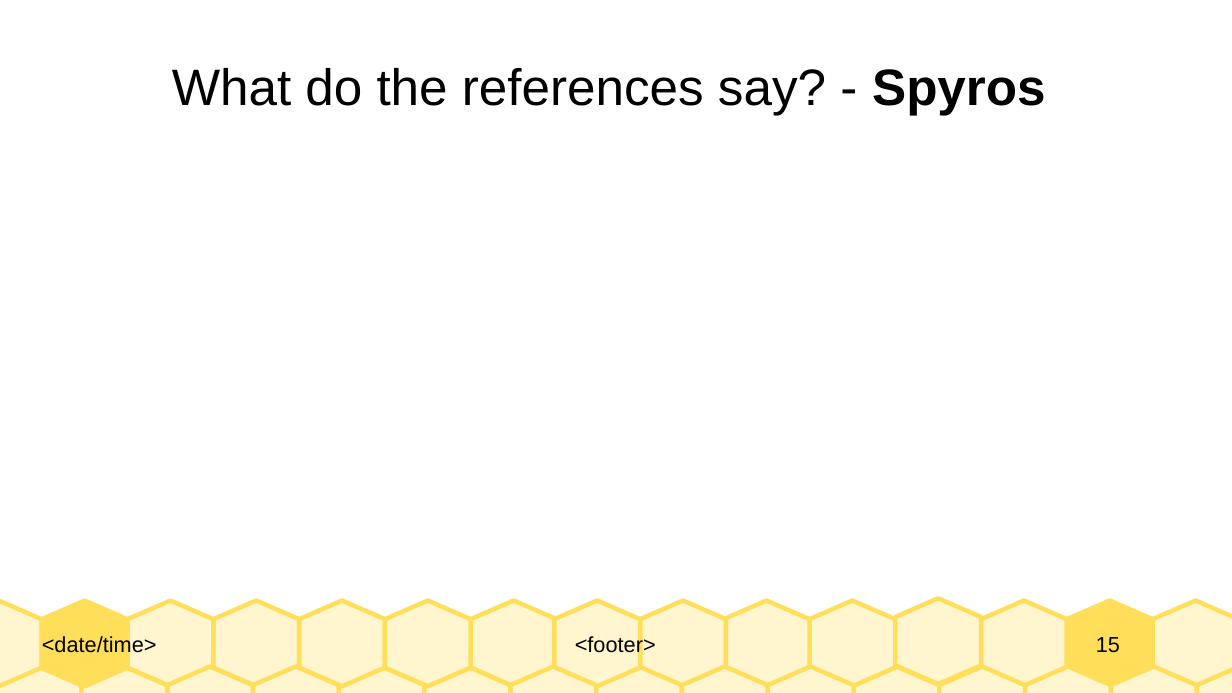
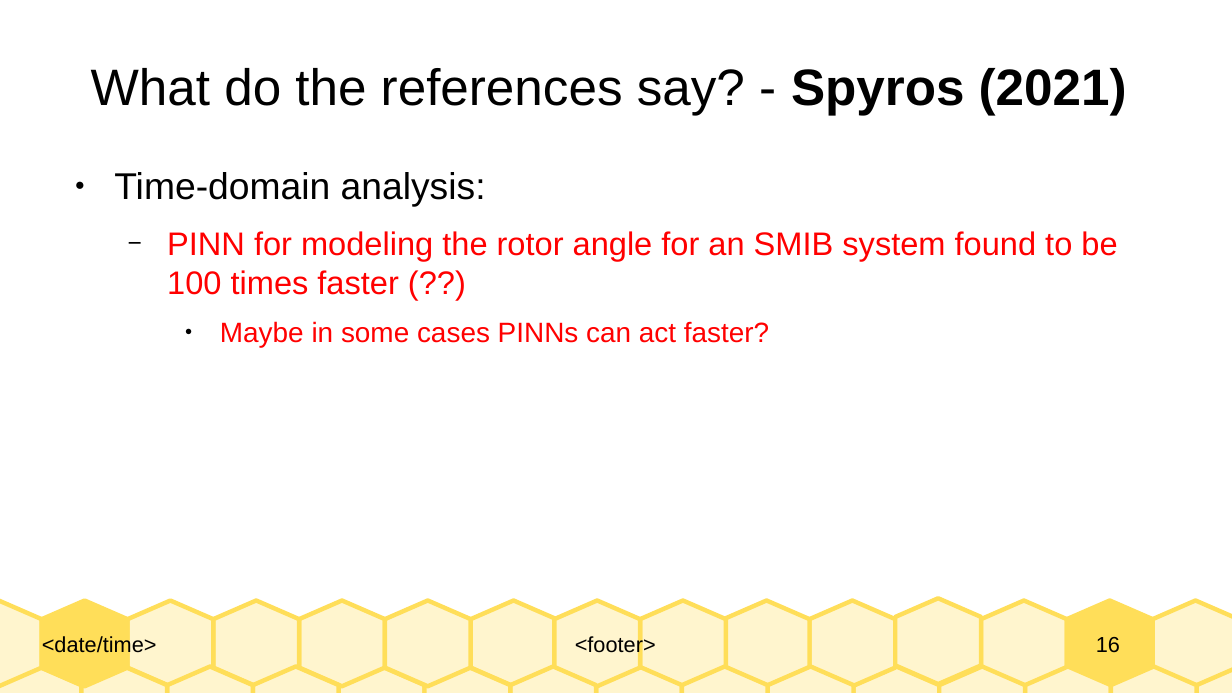
Before and after one commit to Realife-Brahmin/OriginalDocsHub, a slide deck: slide 16 of research_showcase/physicsInformedNeuralNetworks_aryan_ritwajeet_jha.odp (slide 15 before the commit). Drawn at 1232x693 pixels with LibreOffice and Linux fonts; fonts in the diff are those of the drawing. Boxes give left, top, right and bottom in pixels: in the first picture for what was removed or moved away, otherwise in the second. Text is boxed around its words. In the diff, an @@ line names an element or a change of style, - is before the commit and + after.

```diff
--- a/research_showcase/physicsInformedNeuralNetworks_aryan_ritwajeet_jha.odp
+++ b/research_showcase/physicsInformedNeuralNetworks_aryan_ritwajeet_jha.odp
@@ title at (x1=91, y1=68, x2=1127, y2=116): text changed @@
-What do the references say? - Spyros
+What do the references say? - Spyros (2021)
@@ text added at (x1=114, y1=172, x2=1117, y2=347), 21 pt, text #FF0000 @@
+● Time-domain analysis:
+  − PINN for modeling the rotor angle for an SMIB system found to be 100 times faster (??)
+    ● Maybe in some cases PINNs can act faster?
@@ page number at (x1=1096, y1=637, x2=1120, y2=653): text changed @@
-15
+16
```
Also in this commit, not shown: 2 other slides changed, 2 slides added, 1 other file.
